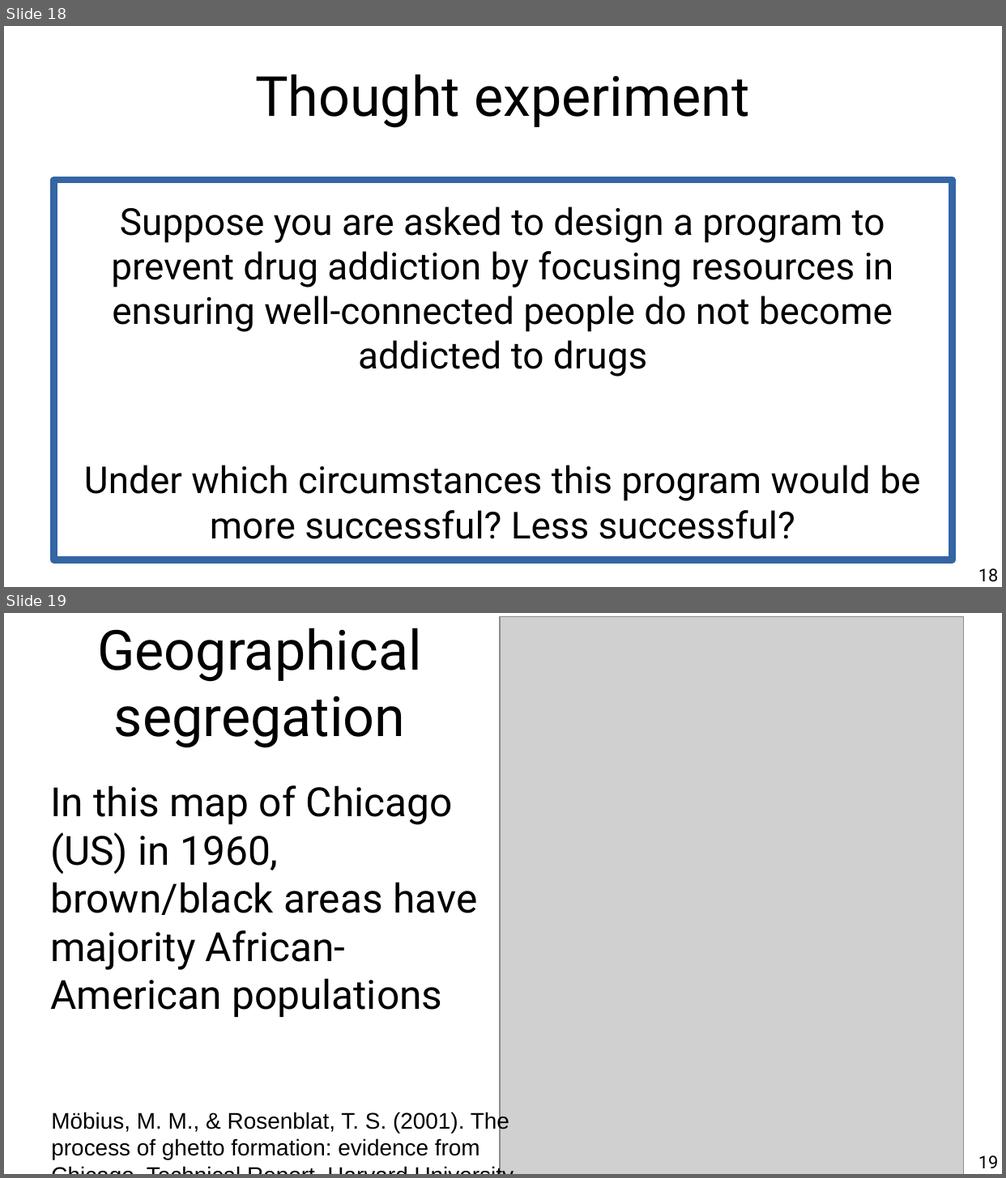
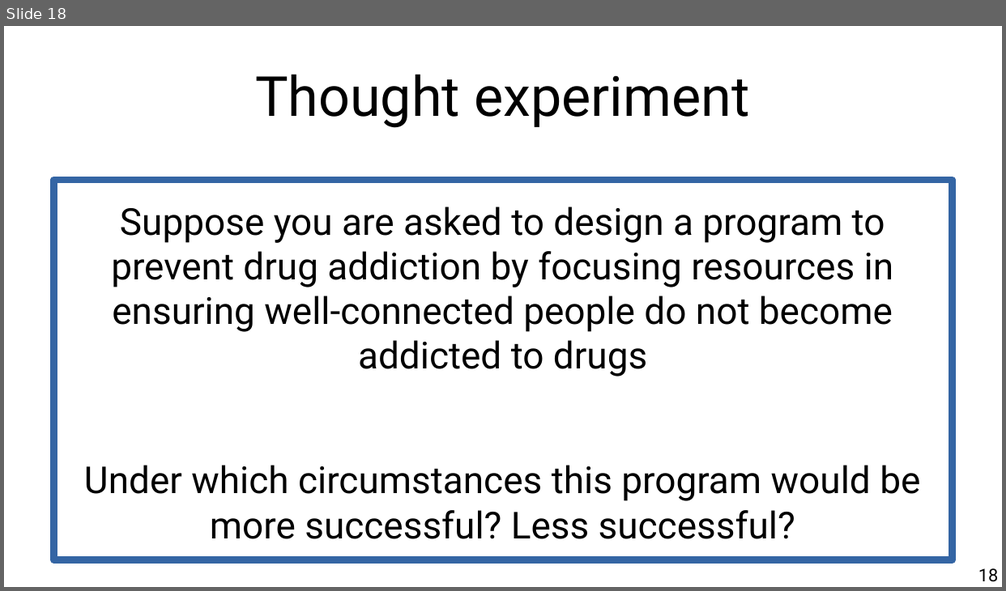
Before and after one commit to chatox/networks-science-course, a slide deck: theory/tt08_homophily_assortativity.odp. Shown one above the other, each under a label of ours: slides 18 and 19 before the commit, slide 18 after it. The pictures are 1006x1178 and 1006x591 pixels, drawn with LibreOffice and Linux fonts; fonts in the diff are those of the drawing; grey boxes stand for pictures. Boxes give left, top, right and bottom in pixels: in the first picture for what was removed or moved away, otherwise in the second. Text is boxed around its words. In the diff, an @@ line names an element or a change of style, - is before the commit and + after.

```diff
--- a/theory/tt08_homophily_assortativity.odp
+++ b/theory/tt08_homophily_assortativity.odp
@@ slide 19 removed at (4, 613, 1002, 1174), background #FFFFFF @@
@@ title removed at (97, 628, 422, 748) @@
-Geographical segregation
@@ picture removed at (500, 616, 964, 1174) @@
@@ text removed at (50, 786, 477, 1017) @@
-In this map of Chicago (US) in 1960, brown/black areas have majority African-American populations
@@ text removed at (51, 1111, 509, 1160) @@
-Möbius, M. M., & Rosenblat, T. S. (2001). The process of ghetto formation: evidence from Chicago. Technical Report, Harvard University.
@@ page number removed at (978, 1156, 998, 1169) @@
-19
```
Also in this commit, not shown: 2 slides changed.
